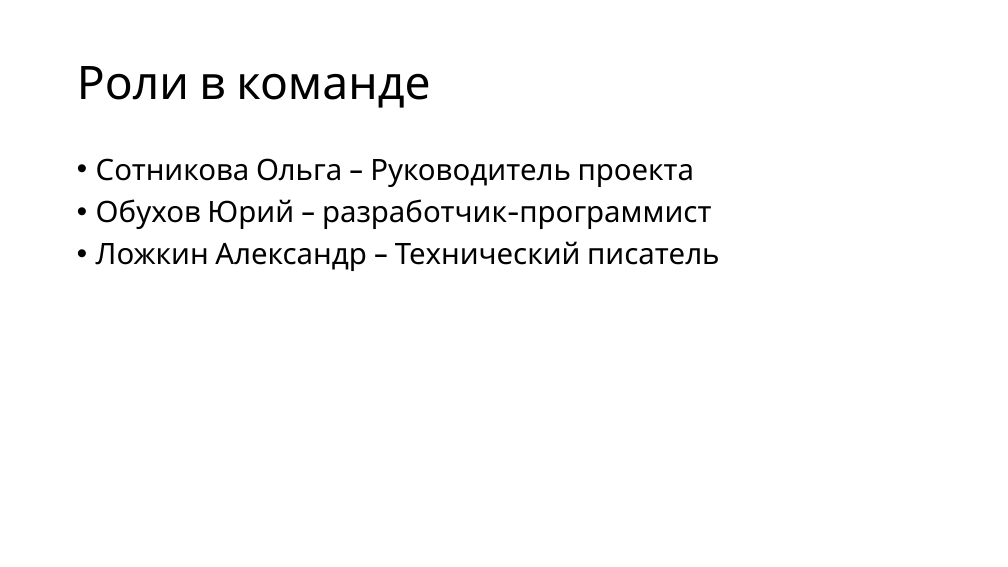
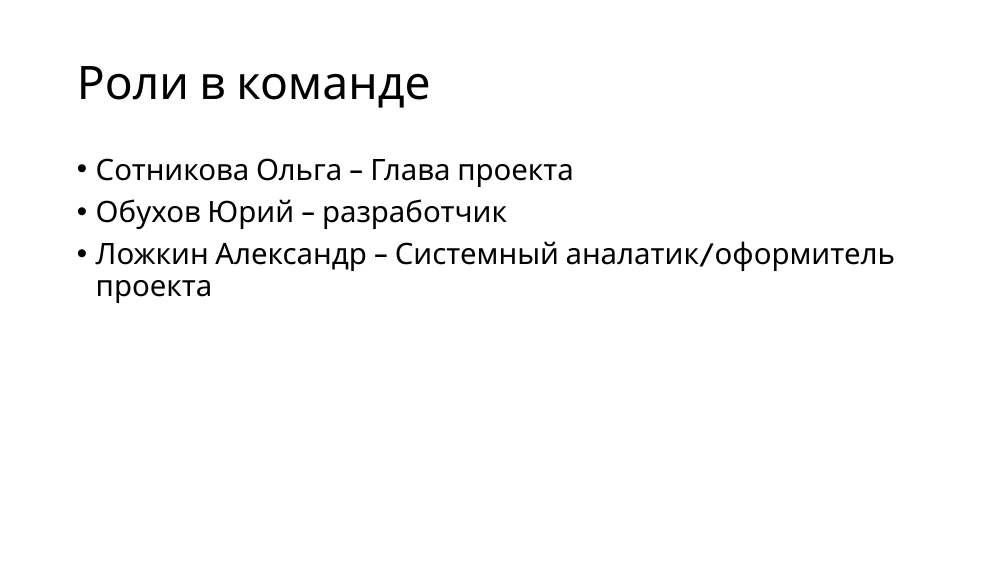
Before and after one commit to LainIwakuras-father/TracerouteEvents, a slide deck: slide 4 of docs/Презентация обухов.pptx. Drawn at 1008x567 pixels with LibreOffice and Linux fonts; fonts in the diff are those of the drawing. Boxes give left, top, right and bottom in pixels: in the first picture for what was removed or moved away, otherwise in the second. Text is boxed around its words. In the diff, an @@ line names an element or a change of style, - is before the commit and + after.

```diff
--- a/docs/Презентация обухов.pptx
+++ b/docs/Презентация обухов.pptx
@@ text at (96, 158, 895, 303): text changed @@
-• Сотникова Ольга – Руководитель проекта
-• Обухов Юрий – разработчик-программист
-• Ложкин Александр – Технический писатель
+• Сотникова Ольга – Глава проекта
+• Обухов Юрий – разработчик
+• Ложкин Александр – Системный аналатик/оформитель проекта
```
Also in this commit, not shown: 3 other slides changed, 1 slide added, 1 other file.
